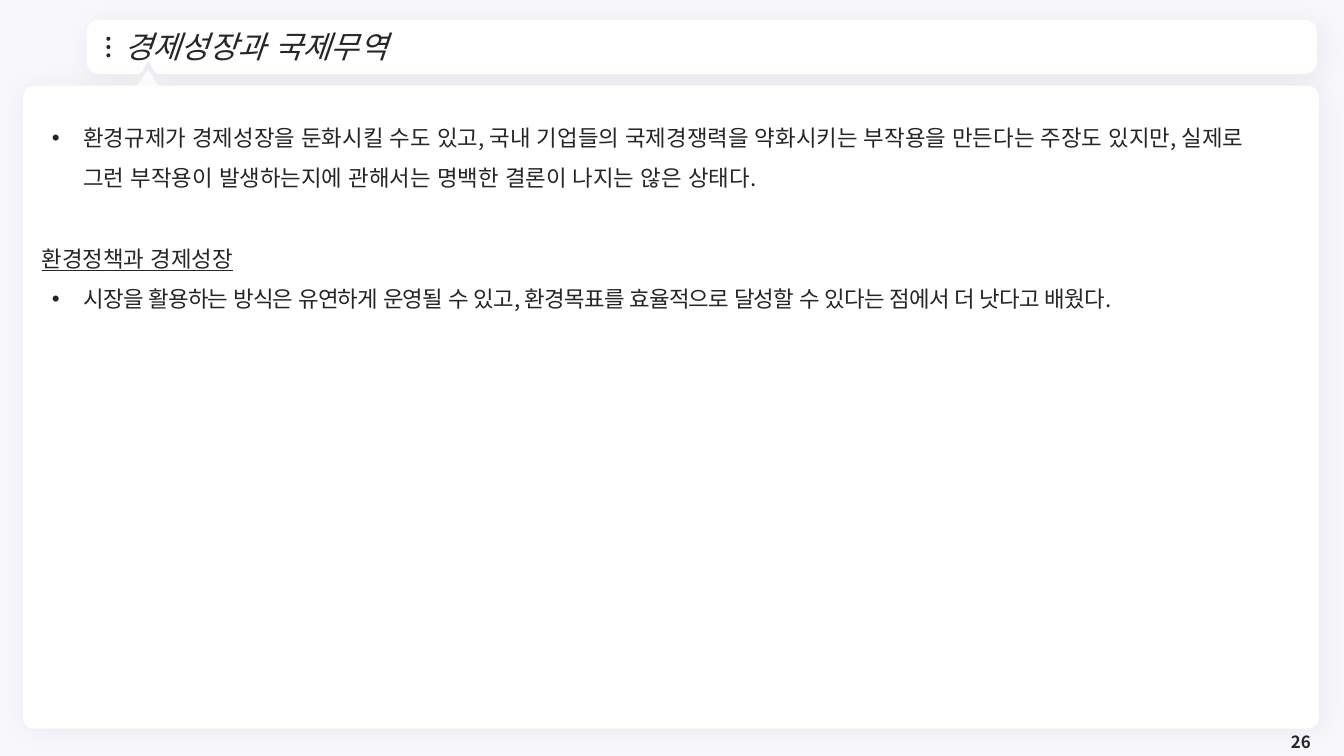
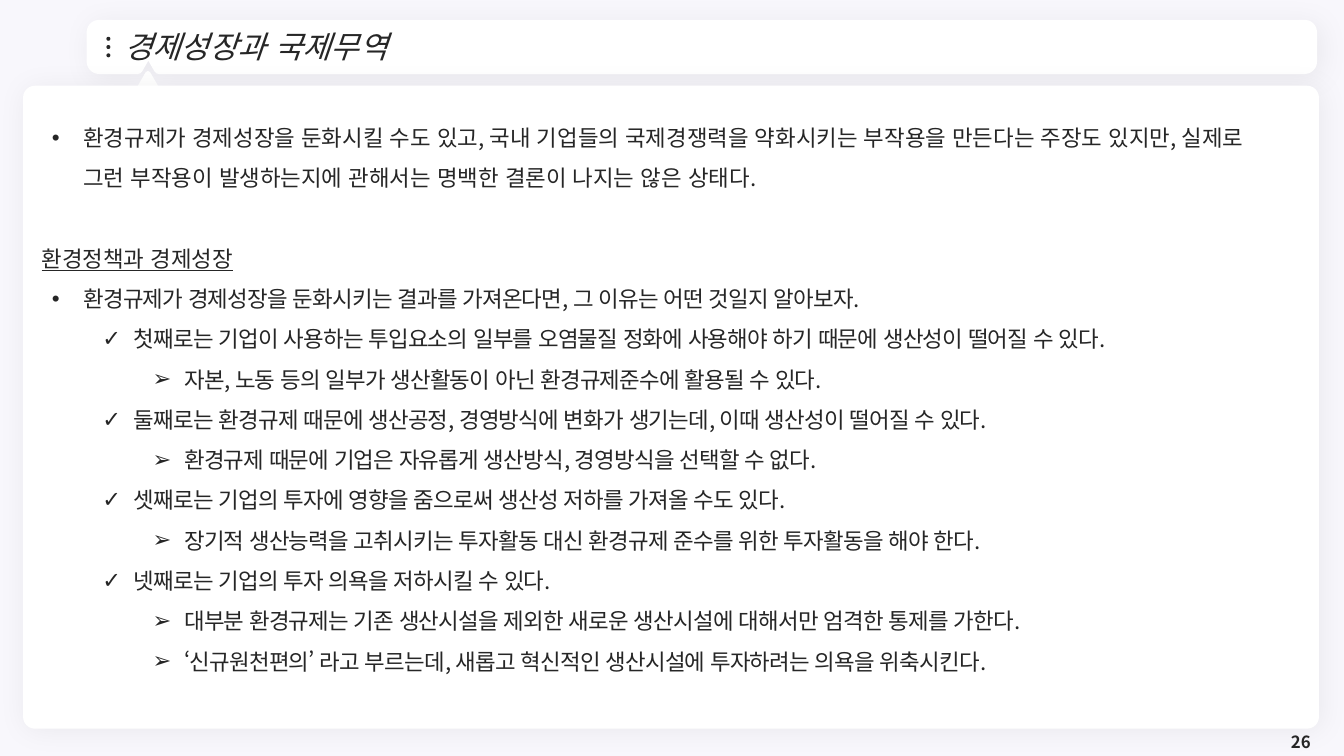
Before and after one commit to meandthey/Teaching, a slide deck: slide 26 of 재정학/01_Lectures/재정학_Chapter_7.pptx. Drawn at 1344x756 pixels with LibreOffice and Linux fonts; fonts in the diff are those of the drawing; background and template pictures are left out. Boxes give left, top, right and bottom in pixels: in the first picture for what was removed or moved away, otherwise in the second. Text is boxed around its words. In the diff, an @@ line names an element or a change of style, - is before the commit and + after.

```diff
--- a/재정학/01_Lectures/재정학_Chapter_7.pptx
+++ b/재정학/01_Lectures/재정학_Chapter_7.pptx
@@ text at <box>83,288,1105,674</box>: text changed @@
-• 시장을 활용하는 방식은 유연하게 운영될 수 있고, 환경목표를 효율적으로 달성할 수 있다는 점에서 더 낫다고 배웠다.
+• 환경규제가 경제성장을 둔화시키는 결과를 가져온다면, 그 이유는 어떤 것일지 알아보자.
+  ✓ 첫째로는 기업이 사용하는 투입요소의 일부를 오염물질 정화에 사용해야 하기 때문에 생산성이 떨어질 수 있다.
+    ➢ 자본, 노동 등의 일부가 생산활동이 아닌 환경규제준수에 활용될 수 있다.
+  ✓ 둘째로는 환경규제 때문에 생산공정, 경영방식에 변화가 생기는데, 이때 생산성이 떨어질 수 있다.
+    ➢ 환경규제 때문에 기업은 자유롭게 생산방식, 경영방식을 선택할 수 없다.
+  ✓ 셋째로는 기업의 투자에 영향을 줌으로써 생산성 저하를 가져올 수도 있다.
+    ➢ 장기적 생산능력을 고취시키는 투자활동 대신 환경규제 준수를 위한 투자활동을 해야 한다.
+  ✓ 넷째로는 기업의 투자 의욕을 저하시킬 수 있다.
+    ➢ 대부분 환경규제는 기존 생산시설을 제외한 새로운 생산시설에 대해서만 엄격한 통제를 가한다.
+    ➢ ‘신규원천편의’ 라고 부르는데, 새롭고 혁신적인 생산시설에 투자하려는 의욕을 위축시킨다.
```
Also in this commit, not shown: 8 other slides changed, 4 slides added, 16 slides removed, 11 other files.
